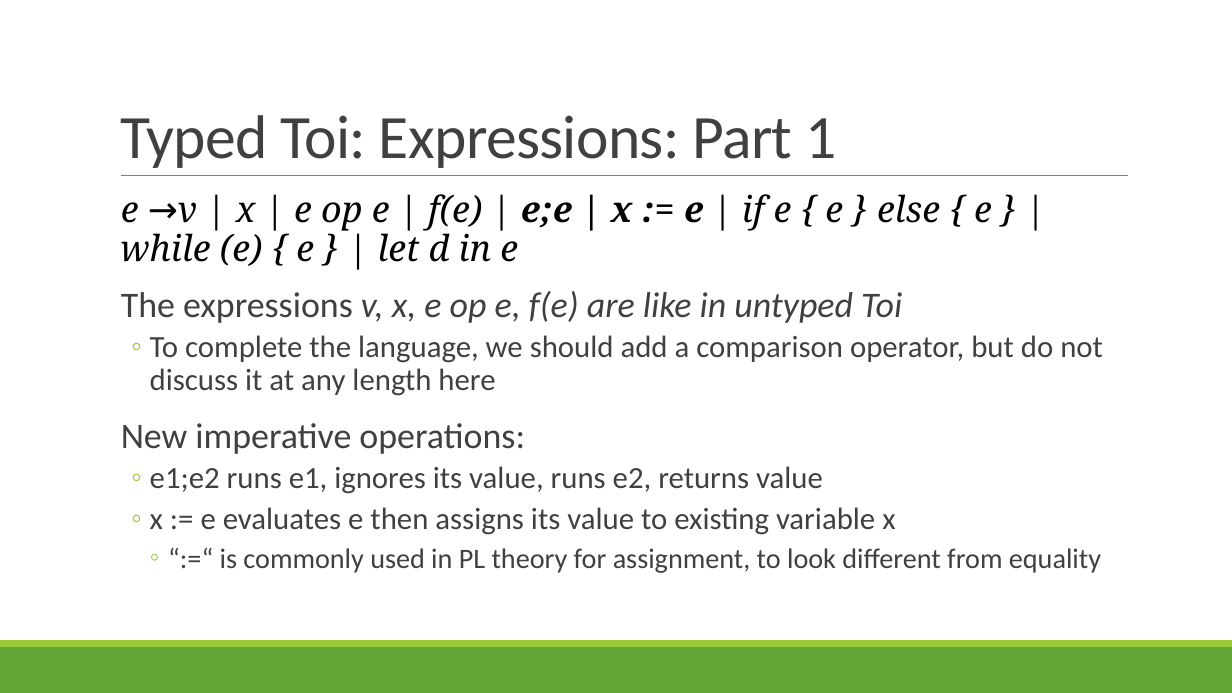
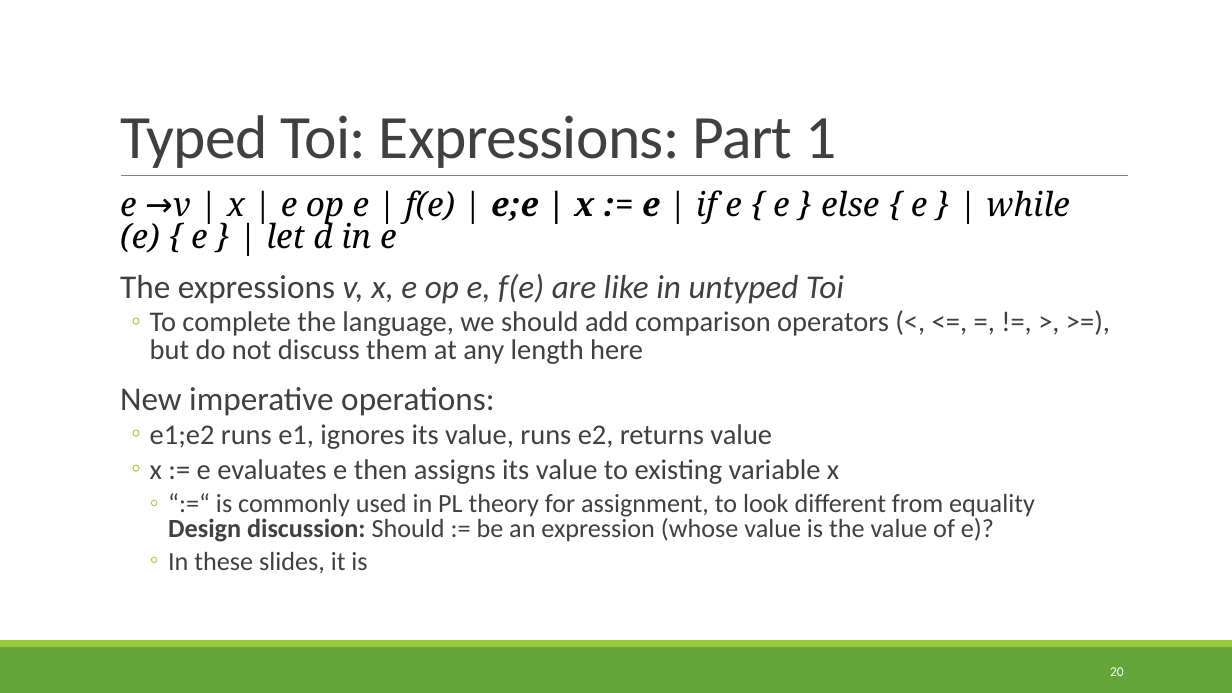
Before and after one commit to rbohrer/pl-course, a slide deck: slide 20 of LectureSlides/07Types.pptx. Drawn at 1232x693 pixels with LibreOffice and Linux fonts; fonts in the diff are those of the drawing. Boxes give left, top, right and bottom in pixels: in the first picture for what was removed or moved away, otherwise in the second. Text is boxed around its words. In the diff, an @@ line names an element or a change of style, - is before the commit and + after.

```diff
--- a/LectureSlides/07Types.pptx
+++ b/LectureSlides/07Types.pptx
@@ text at (x1=120, y1=190, x2=1070, y2=484): size 28 to 25.9 pt in "e →v | x | e op ...", "The expressions v, x, e op e, ...", "New imperative operations:"; size 24 to 22.2 pt in "e1;e2 runs e1, ignores its value, runs ...", "x := e evaluates e then assigns ..."; line spacing 0.9 to 0.8 @@
@@ text at (x1=150, y1=311, x2=889, y2=364): text changed; size 24 to 22.2 pt @@
-  ◦ To complete the language, we should add a comparison operator, but do not discuss it at any length here
+  ◦ To complete the language, we should add comparison operators (<, <=, =, !=, >, >=), but do not discuss them at any length here
@@ text at (x1=168, y1=494, x2=1035, y2=573): text changed; size 22 to 20.4 pt @@
-    ◦ “:=“ is commonly used in PL theory for assignment, to look different from equality
+    ◦ “:=“ is commonly used in PL theory for assignment, to look different from equality
+      Design discussion: Should := be an expression (whose value is the value of e)?
+    ◦ In these slides, it is
@@ page number added at (x1=1110, y1=667, x2=1124, y2=676), 10.5 pt, text #FFFFFF @@
+20
```
Also in this commit, not shown: 70 other slides changed, 1 slide removed.
